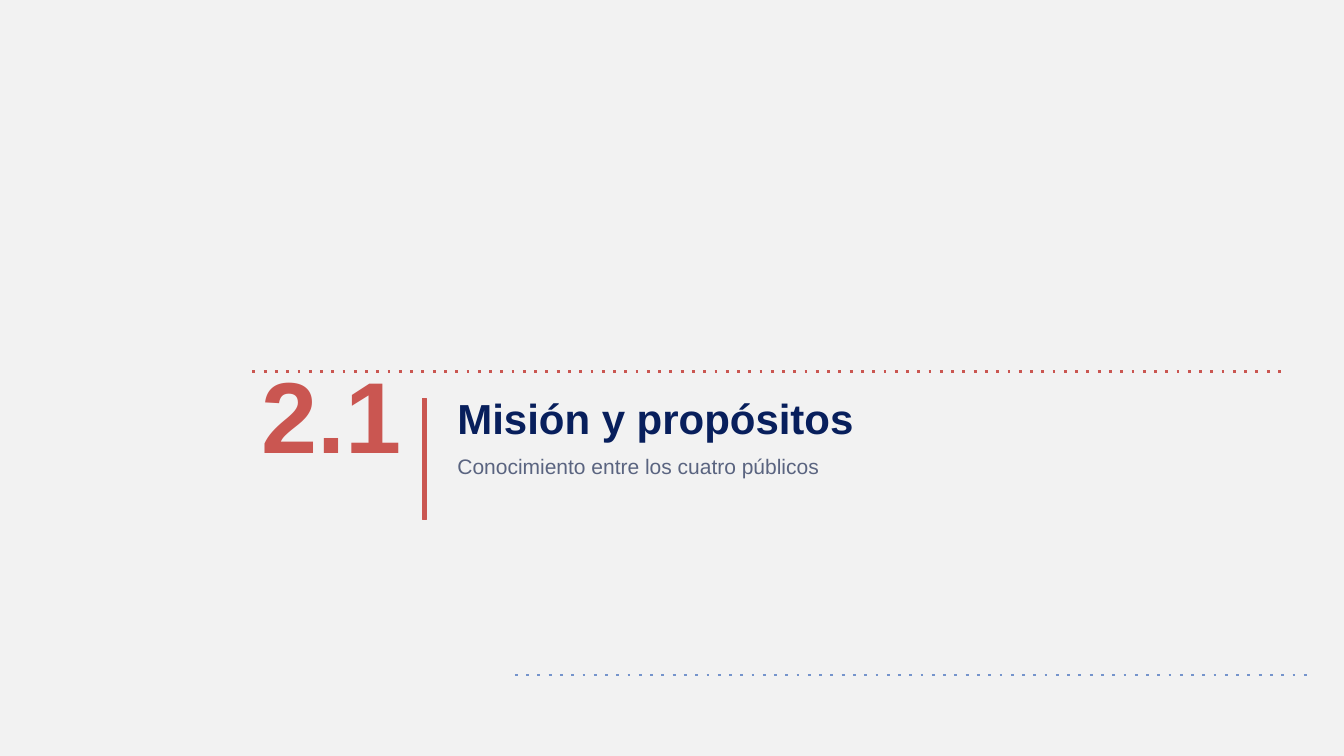
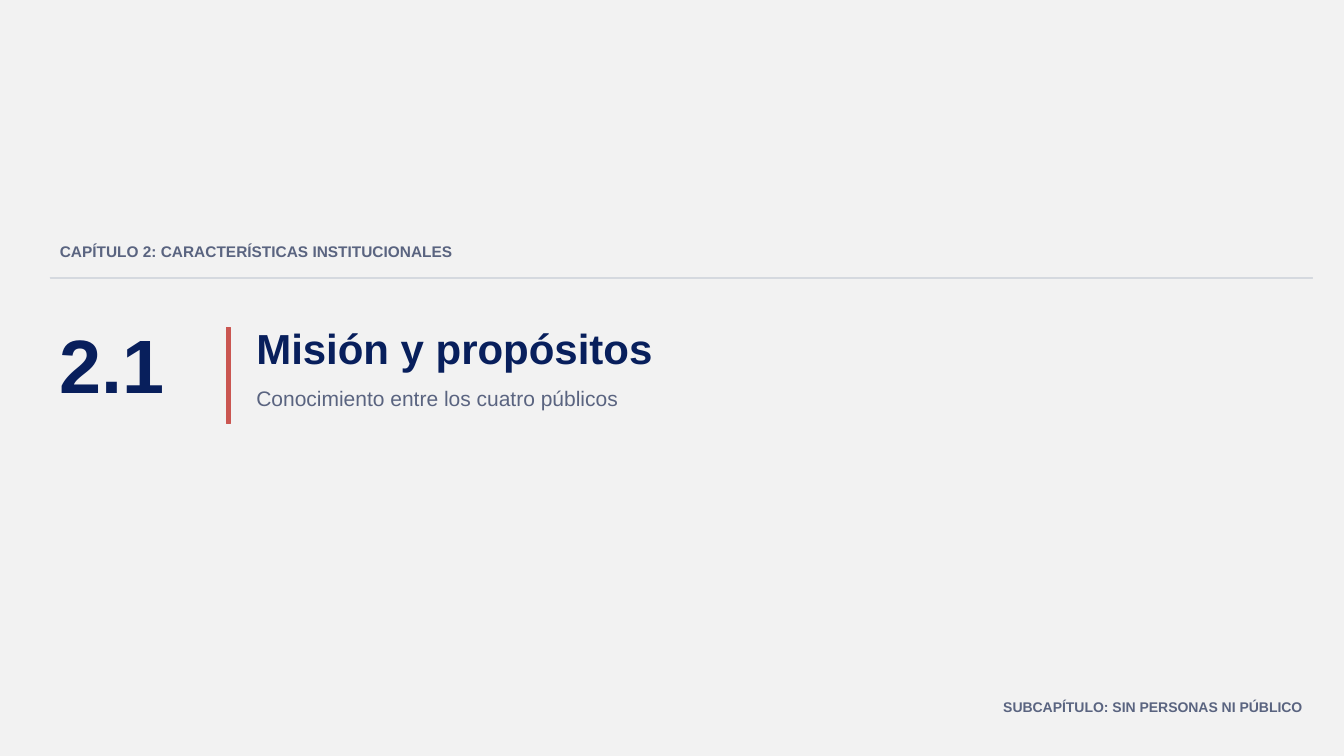
Before and after one commit to GonzaloAlmendariz/prosecnur-app, a slide deck: slide 7 of docs/qa/motor-ppt-2026-10-06/4-recetario/propuestas-rescatables.pptx (slide 4 before the commit). Drawn at 1344x756 pixels with LibreOffice and Linux fonts; fonts in the diff are those of the drawing; background and template pictures are left out. Boxes give left, top, right and bottom in pixels: in the first picture for what was removed or moved away, otherwise in the second. Text is boxed around its words. In the diff, an @@ line names an element or a change of style, - is before the commit and + after.

```diff
--- a/docs/qa/motor-ppt-2026-10-06/4-recetario/propuestas-rescatables.pptx
+++ b/docs/qa/motor-ppt-2026-10-06/4-recetario/propuestas-rescatables.pptx
@@ text added at (x1=60, y1=244, x2=453, y2=257), 11 pt, text #5A6480, bold @@
+CAPÍTULO 2: CARACTERÍSTICAS INSTITUCIONALES
@@ rectangle added at (x1=49, y1=277, x2=1312, y2=278), fill #D5D9DF, outline #D5D9DF 0.25 pt @@
@@ text "2.1" moved from (x1=262, y1=382, x2=402, y2=453) to (x1=60, y1=340, x2=165, y2=393) @@
@@ text "2.1" at (x1=60, y1=340, x2=165, y2=393): size 72 to 54 pt, text colour #CA5651 to #081F5C @@
@@ rectangle added at (x1=227, y1=328, x2=231, y2=423), fill #CA5651, outline #CA5651 0.25 pt @@
@@ text "Misión y propósitos" moved from (x1=457, y1=403, x2=854, y2=443) to (x1=256, y1=333, x2=653, y2=372) @@
@@ text "Conocimiento entre los cuatro públicos" moved from (x1=457, y1=458, x2=819, y2=478) to (x1=256, y1=390, x2=618, y2=411) @@
@@ line removed from (252, 372) to (1285, 372) @@
@@ rectangle removed at (x1=422, y1=398, x2=426, y2=519) @@
@@ line removed from (515, 676) to (1309, 676) @@
@@ text added at (x1=1003, y1=701, x2=1303, y2=712), 10 pt, text #5A6480, bold @@
+SUBCAPÍTULO: SIN PERSONAS NI PÚBLICO
```
Also in this commit, not shown: 8 other slides changed, 5 slides added, 2 slides removed, 2 other files.
